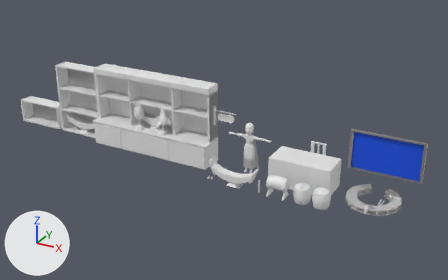
Two versions of the Blender file Model/All modle/Asset-Art.blend, one commit apart.
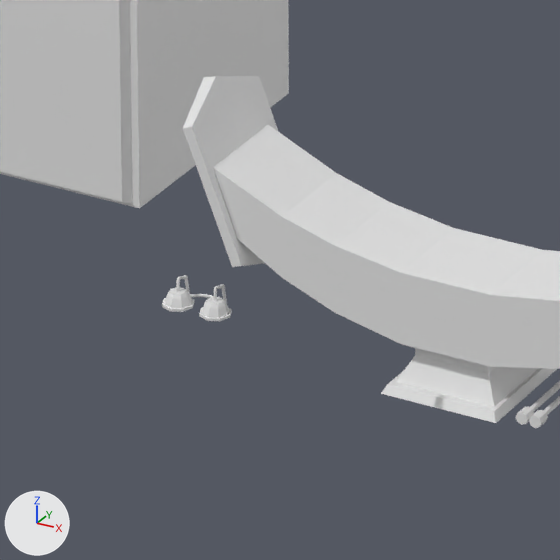
The first picture shows the older version from a 50 mm lens placed at (39.5, -79.8, 44.5), pointed at (-5.2, 1.3, 3.9). The close-ups show both versions on the part from 43% to 54% of the width and 54% to 71% of the height of that picture; other places that the commit changed are outside them. Arrows for +X, +Y and +Z are at lower left; the lights stay in place.
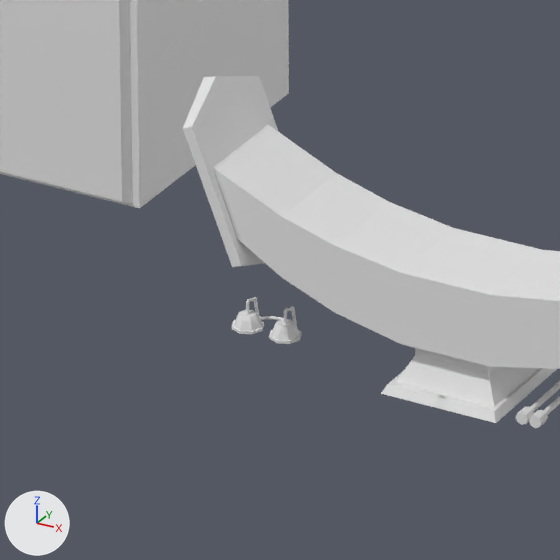
Patch to the scene script:
```diff
--- a/Model/All modle/Asset-Art.blend.py
+++ b/Model/All modle/Asset-Art.blend.py
@@ ob_circle @@
 ob_circle = bpy.data.objects.new('Circle', me_circle)
-ob_circle.location = (-4.13, -5.0, 0.0)
+ob_circle.location = (-3.0, -5.12, 0.0)
 ob_circle.rotation_euler = (1.571, 0.0, 0.0)  # degrees (90, 0, 0)
```

Where the change shows, as pixel boxes (x1, y1, x2, y2) in the close-ups (560 x 560 px):
'Circle', moved
    before: (162, 275, 232, 321)
    after: (232, 297, 302, 344)
